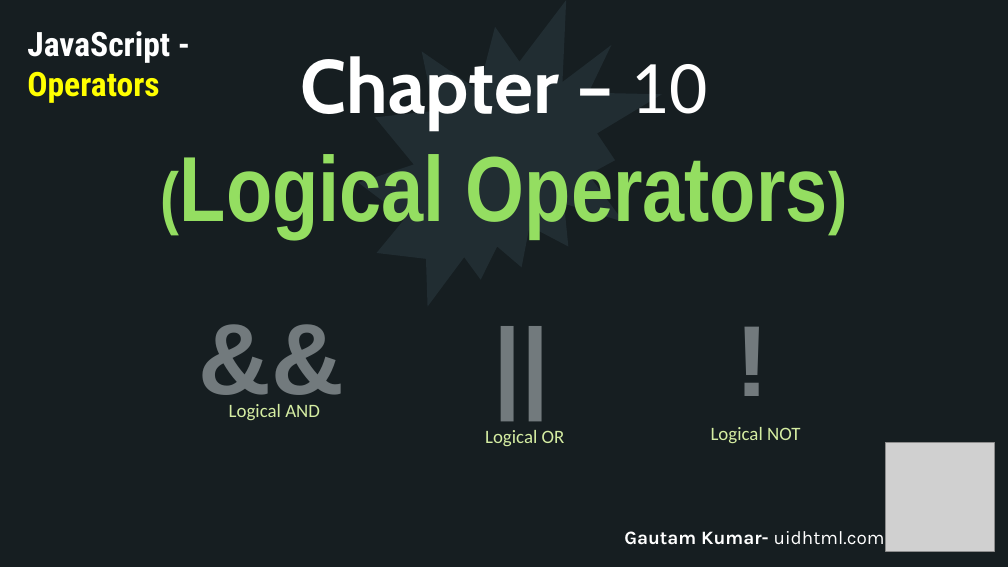
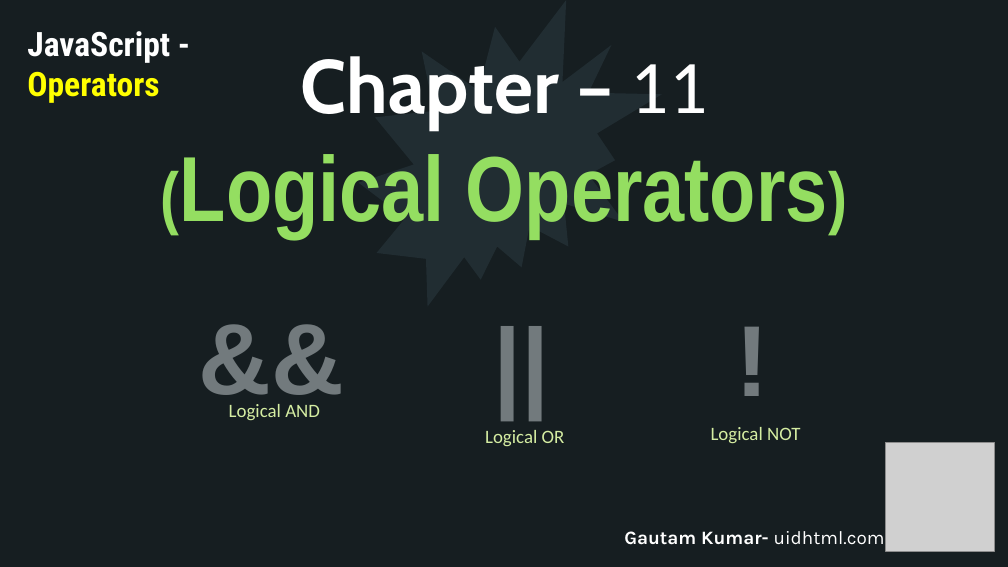
Before and after one commit to uidhtml/javascript-tutorials, a slide deck: slide 42 of Javascript Tutorials.pptx (slide 34 before the commit). Drawn at 1008x567 pixels with LibreOffice and Linux fonts; fonts in the diff are those of the drawing; grey boxes stand for pictures. Boxes give left, top, right and bottom in pixels: in the first picture for what was removed or moved away, otherwise in the second. Text is boxed around its words. In the diff, an @@ line names an element or a change of style, - is before the commit and + after.

Commit message:
Added chapter 10 theoratical video

```diff
--- a/Javascript Tutorials.pptx
+++ b/Javascript Tutorials.pptx
@@ title at [180, 56, 828, 237]: text changed @@
-Chapter – 10
-(Logical Operators)
+Chapter – 11
+(Logical Operators)
```
Also in this commit, not shown: 1 other slide changed, 8 slides added.
